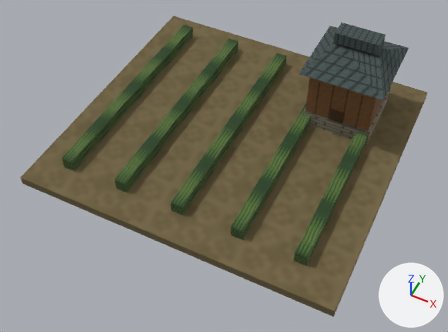
What one commit did to the glTF model app/src/main/assets/3d/field/domestic-FARM-2-lod2.glb.
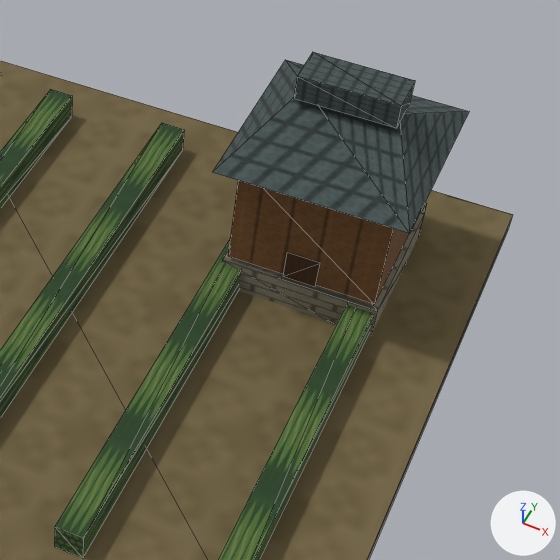
Each version appears first whole from a camera (50 mm lens) standing at (0.512, -1.105, 1.245) and looking at (0.026, -0.133, 0.031), and next in a close-up on the part from 46% to 100% of the width and 0% to 73% of the height. Arrows for +X, +Y and +Z are at lower right; the lights stay in place. The first two pictures are the older version. The close-ups show mesh edges as thin lines. Vertices at exactly the same position are counted once.
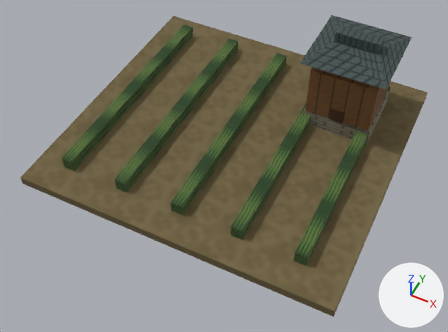
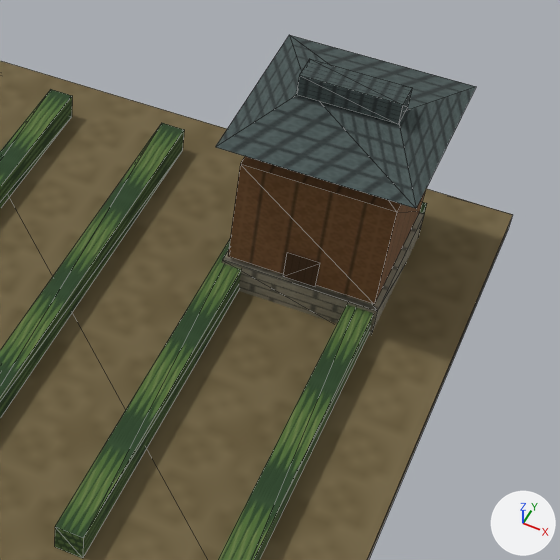
Pixel boxes (x1, y1, x2, y2) of what changed, in the close-ups (560 x 560 px; the box of a moved part takes in the faces that stretch with it):
```json
{"object": "Mesh_0", "change": "reshaped", "before": [0, 52, 513, 560], "after": [0, 35, 513, 560]}
{"part": 1, "of": "me_mesh_0", "change": "moved or reshaped", "before": [294, 52, 415, 128], "after": [296, 59, 412, 124]}
{"part": 2, "of": "me_mesh_0", "change": "moved or reshaped", "before": [213, 60, 469, 234], "after": [216, 35, 476, 208]}
```

Scene script edits in JSON lines:
```json
{"block": "me_mesh_0", "where": "# used by ob_mesh_0; location = (0.0, 0.0, 0.0)"}
{"block": "me_mesh_0", "where": "# before: 56 (0.127, 0.327, 0.21) at pixel (285, 59), 57 (0.352, 0.327, 0.21) at pixel (469, 111), 60 (0.352, 0.093, 0.21) at pixel (409, 233), 61 (0.127, 0.093, 0.21) at pixel (212, 172)"}
{"op": "remove", "block": "me_mesh_0", "code": "me_mesh_0.from_pydata(...)  # 82 vertices, 98 faces; spans x -0.43..0.43, y -0.4..0.4, z 0.0..0.296"}
{"op": "add", "block": "me_mesh_0", "code": "me_mesh_0.from_pydata(...)  # 82 vertices, 98 faces; spans x -0.43..0.43, y -0.4..0.4, z 0.0..0.292"}
{"block": "me_mesh_0", "change": "me_mesh_0 part 1: the loose piece of 8 vertices spanning x 0.182..0.299, y 0.185..0.235, z 0.266..0.296 is scaled about its middle by (1, 0.68, 0.867), then moved by (0.0, 0.0, -0.002)"}
{"block": "me_mesh_0", "change": "me_mesh_0 part 2"}
{"op": "add", "block": "me_mesh_0", "code": "for i in [56, 57, 60, 61]: me_mesh_0.vertices[i].co += Vector((0.0, 0.0, 0.035))"}
{"op": "set", "path": "me_mesh_0.vertices[58].co", "old": "(0.294, 0.21, 0.266)", "new": "(0.292, 0.21, 0.266)"}
{"op": "set", "path": "me_mesh_0.vertices[59].co", "old": "(0.186, 0.21, 0.266)", "new": "(0.188, 0.21, 0.266)"}
```
